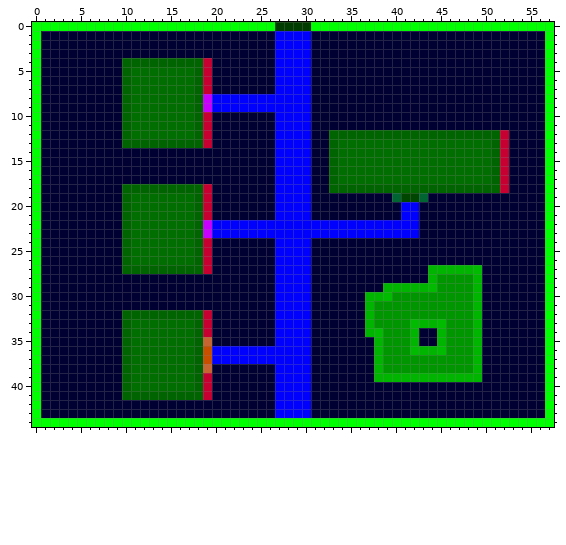
Pixel-art sprite, stored at res/levels/town_intro.png. Above is the file before it was changed.
The file is 58x45 pixels. Colours within 5 levels of each other are drawn and written as one.
Now the later version:
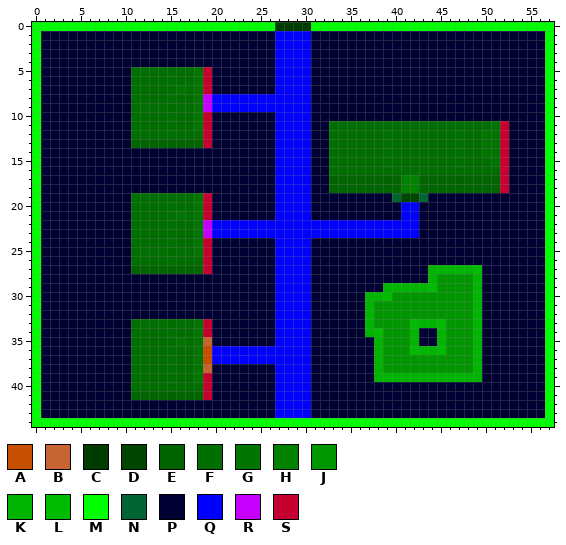
Palette (. is transparent): A #c75000  B #c76532  C #003c00  D #004600  E #006400  F #006e00  G #007500  H #008200  J #009600  K #00b500  L #00bb00  M #00ff00  N #006532  P #000032  Q #0000fe  R #c700fe  S #c70032
Author's note on the commit: town update + house tiles
Edits made:
Colour F gives way to colour E in row 17 at x 34 to 40 and 43 to 50.
Colour E gives way to colour F in row 12 at x 18 and 33 to 49; in rows 13 to 15 at x 33; in row 16 at x 33 and 51; in row 26 at x 18; in row 40 at x 18.
Colour P gives way to colour F in row 11 at x 33 to 50.
Colour E gives way to colour G in rows 5 to 11 at x 18; in row 12 at x 50 to 51; in rows 13 to 15 at x 51; in rows 19 to 25 at x 18; in rows 33 to 39 at x 18.
Colour F gives way to colour G in row 7 at x 16; in rows 13 to 14 at x 50; in row 21 at x 16; in row 35 at x 16.
Colour P gives way to colour G in row 11 at x 51.
Colour E gives way to colour H in row 18 at x 41 to 42.
Colour F gives way to colour H in row 17 at x 41 to 42.
Colour E gives way to colour P in row 4 at x 10 to 18; in rows 5 to 13 at x 10; in row 18 at x 10 to 18; in rows 19 to 27 at x 10; in row 32 at x 10 to 18; in rows 33 to 41 at x 10.
Colour S gives way to colour P in row 4 at x 19; in row 18 at x 19; in row 32 at x 19.
Colour P gives way to colour S in row 11 at x 52.
Pixel boxes of the changes (left, top, right, bottom) in both pictures:
changed: (122, 58, 212, 148)
changed: (329, 121, 509, 193)
changed: (122, 184, 212, 400)
